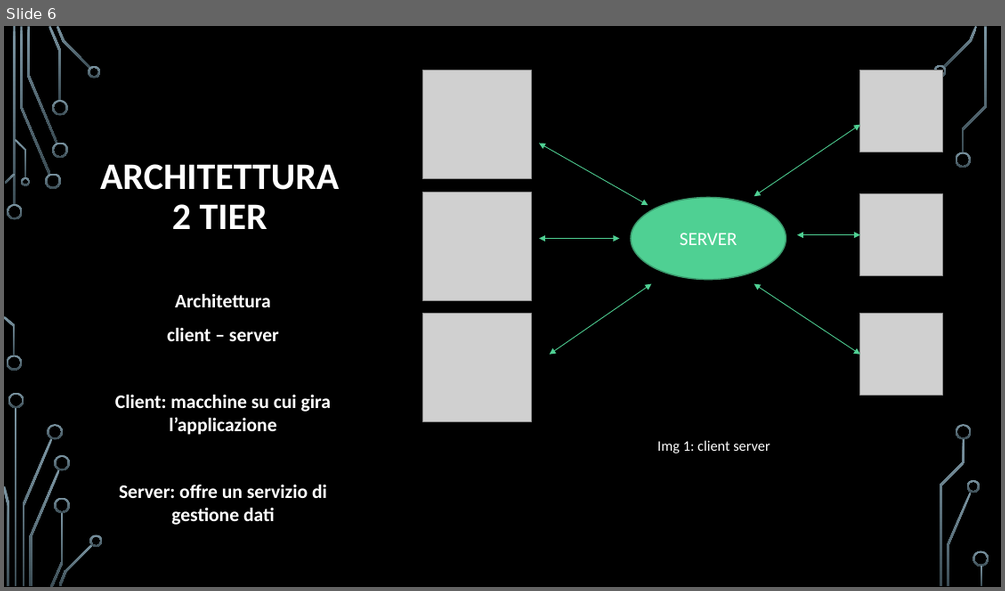
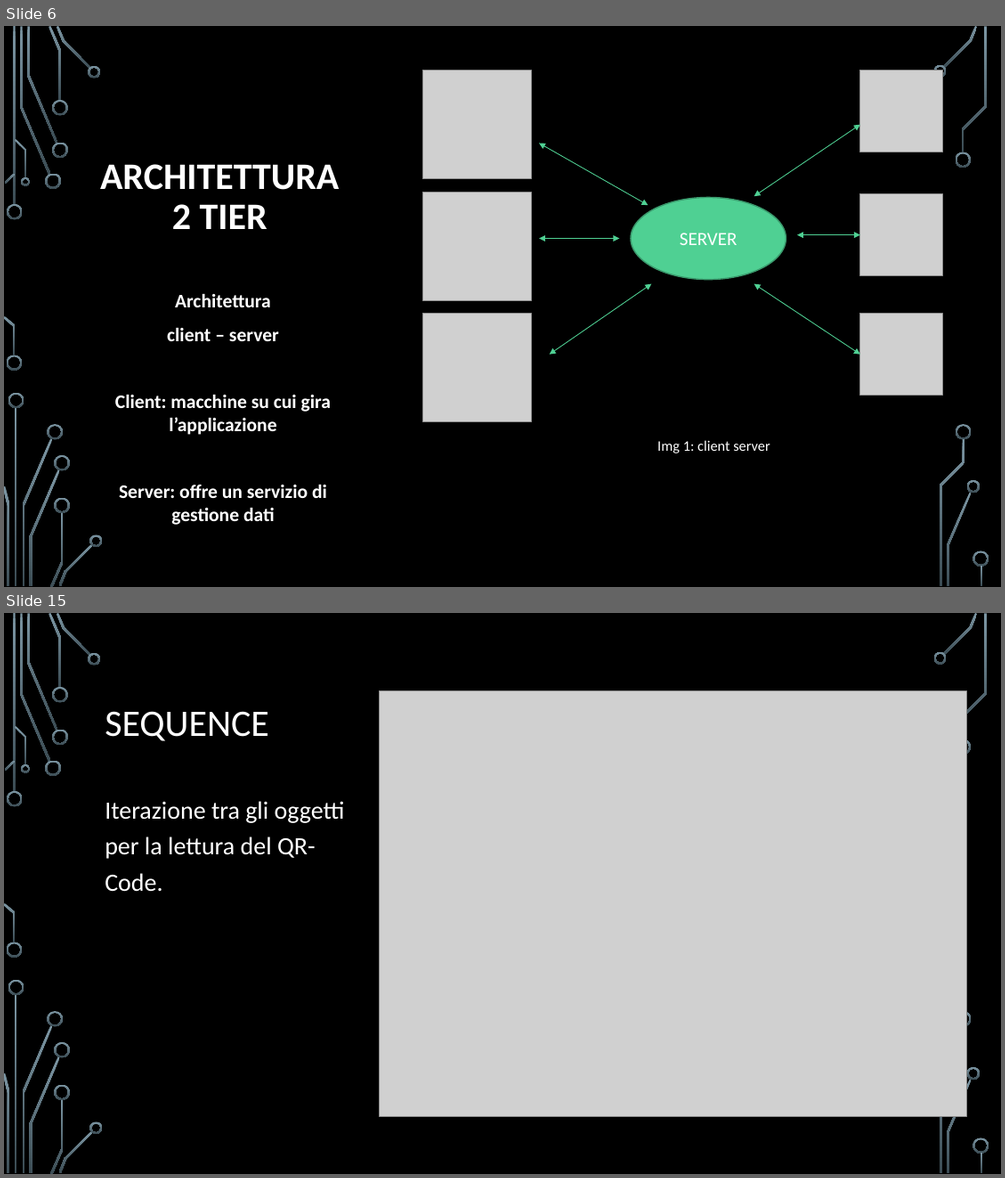
Before and after one commit to GiulianoVan/Progetto_Ingegneria, a slide deck: Documentazione/Presentazione Ingegneria/Progetto Ingegneria del Software 2017.pptx. Shown one above the other, each under a label of ours: slide 6 before the commit, slides 6 and 15 after it; the slides between them are not shown. The pictures are 1005x591 and 1005x1178 pixels, drawn with LibreOffice and Linux fonts; fonts in the diff are those of the drawing; grey boxes stand for pictures; background and template pictures are left out. Boxes give left, top, right and bottom in pixels: in the first picture for what was removed or moved away, otherwise in the second. Text is boxed around its words. In the diff, an @@ line names an element or a change of style, - is before the commit and + after.

```diff
--- a/Documentazione/Presentazione Ingegneria/Progetto Ingegneria del Software 2017.pptx
+++ b/Documentazione/Presentazione Ingegneria/Progetto Ingegneria del Software 2017.pptx
@@ slide 15 added at [4,613,1001,1174], background picture (left out); not listed: 36 template elements that a slide beside it also shows @@
@@ picture added at [380,691,966,1117] @@
@@ title added at [105,711,269,741], 36 pt, text #FFFFFF @@
+SEQUENCE
@@ text added at [105,801,345,892], 24 pt, text #FFFFFF @@
+Iterazione tra gli oggetti per la lettura del QR-Code.
```
Also in this commit, not shown: 6 slides changed, 4 other slides added, 2 slides removed, 6 other files.
